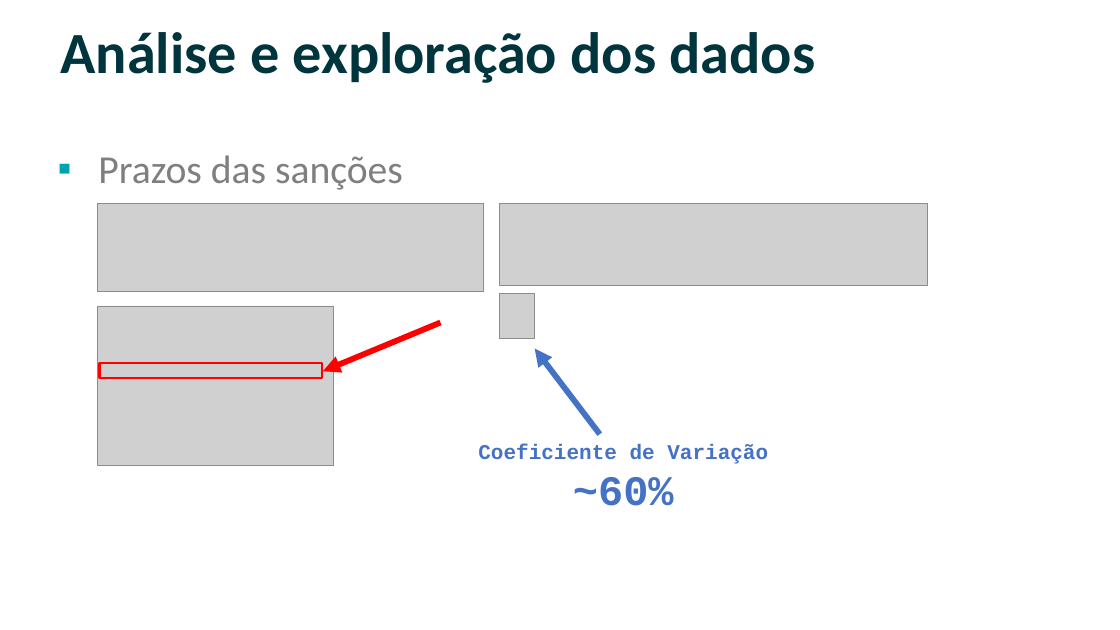
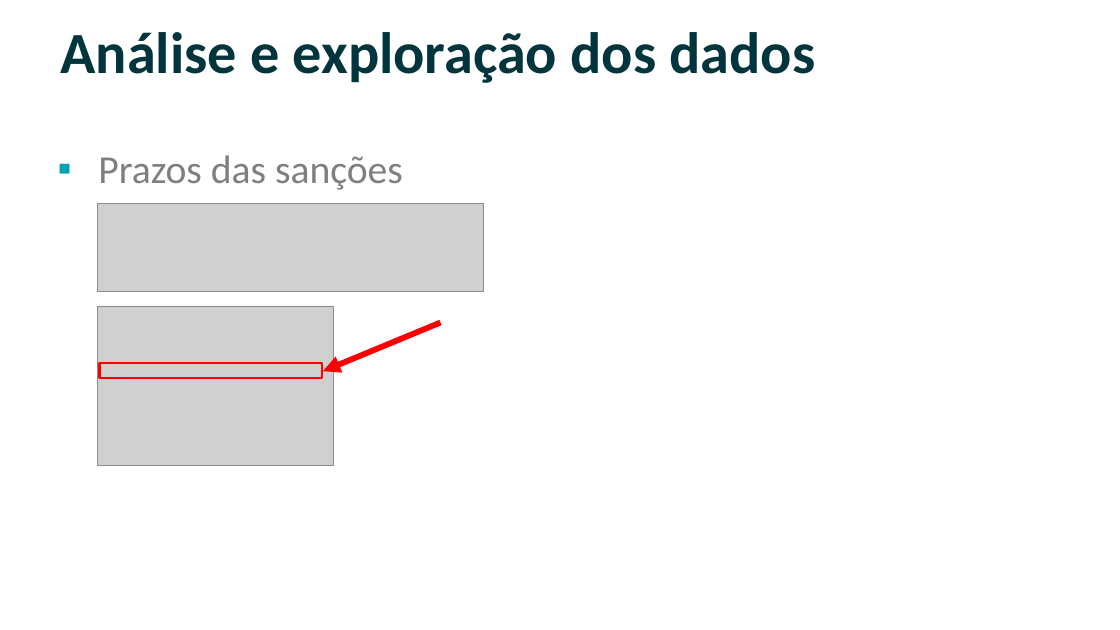
Before and after one commit to willsancheslima/tcc-puc-minas, a slide deck: slide 31 of doc/apresentacao.pptx (slide 41 before the commit). Drawn at 1120x630 pixels with LibreOffice and Linux fonts; fonts in the diff are those of the drawing; grey boxes stand for pictures; background and template pictures are left out. Boxes give left, top, right and bottom in pixels: in the first picture for what was removed or moved away, otherwise in the second. Text is boxed around its words. In the diff, an @@ line names an element or a change of style, - is before the commit and + after.

```diff
--- a/doc/apresentacao.pptx
+++ b/doc/apresentacao.pptx
@@ picture removed at [500,203,928,286] @@
@@ picture removed at [500,293,535,339] @@
@@ arrow removed from (600, 434) to (535, 349) @@
@@ text removed at [478,444,768,506] @@
-Coeficiente de Variação
-~60%
```
Also in this commit, not shown: 8 other slides changed, 23 slides removed, 7 other files.
